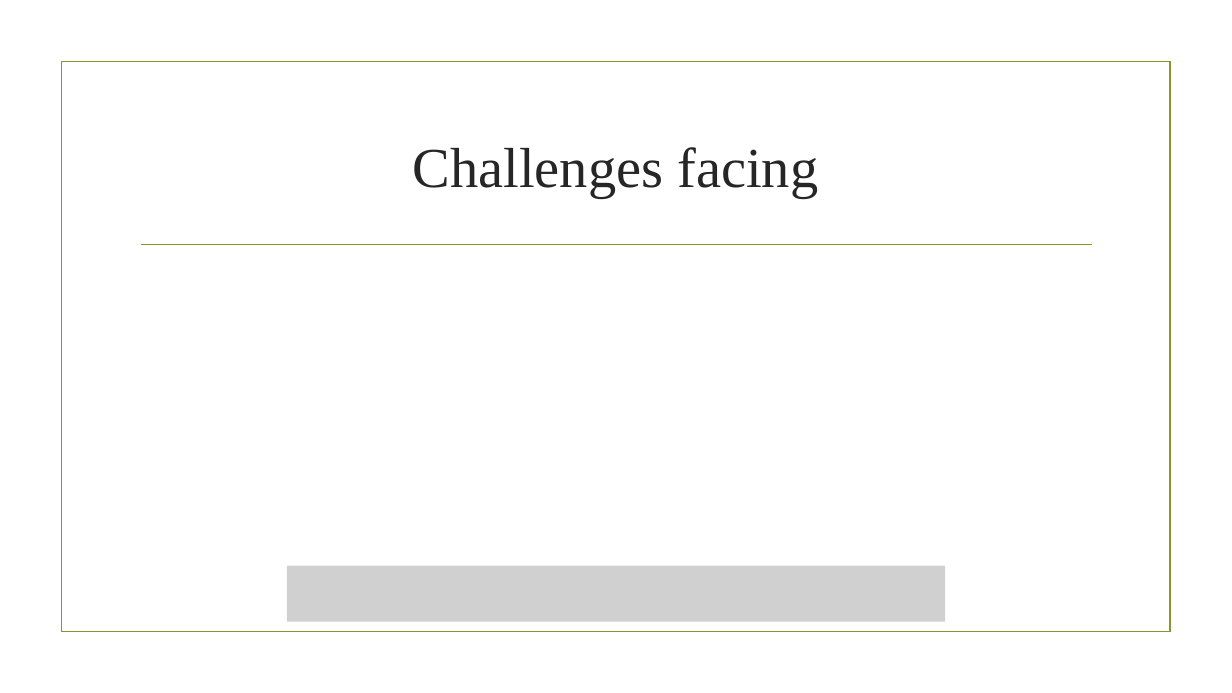
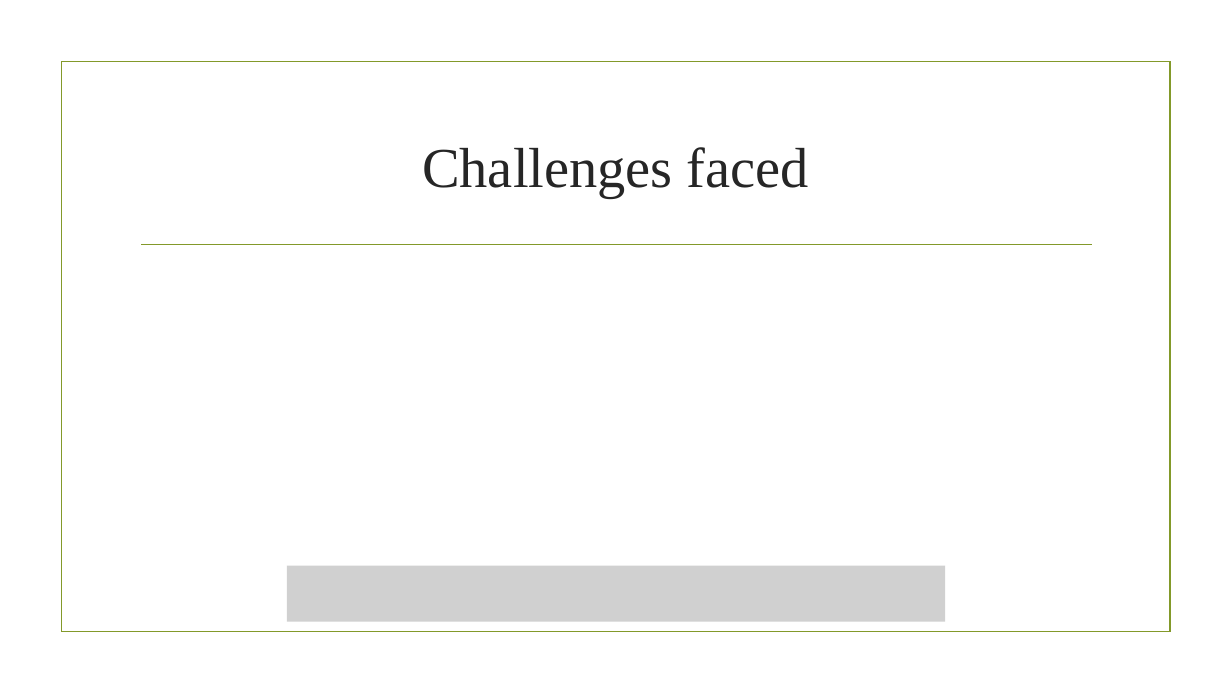
Before and after one commit to ruiyiQM/QPARC-Challenge-2022, a slide deck: slide 12 of Presentation/Qamuy.pptx. Drawn at 1232x693 pixels with LibreOffice and Linux fonts; fonts in the diff are those of the drawing; grey boxes stand for pictures; background and template pictures are left out. Boxes give left, top, right and bottom in pixels: in the first picture for what was removed or moved away, otherwise in the second. Text is boxed around its words. In the diff, an @@ line names an element or a change of style, - is before the commit and + after.

```diff
--- a/Presentation/Qamuy.pptx
+++ b/Presentation/Qamuy.pptx
@@ title at (422, 147, 809, 198): text changed @@
-Challenges facing
+Challenges faced
```
Also in this commit, not shown: 12 other slides changed, 2 slides added.
